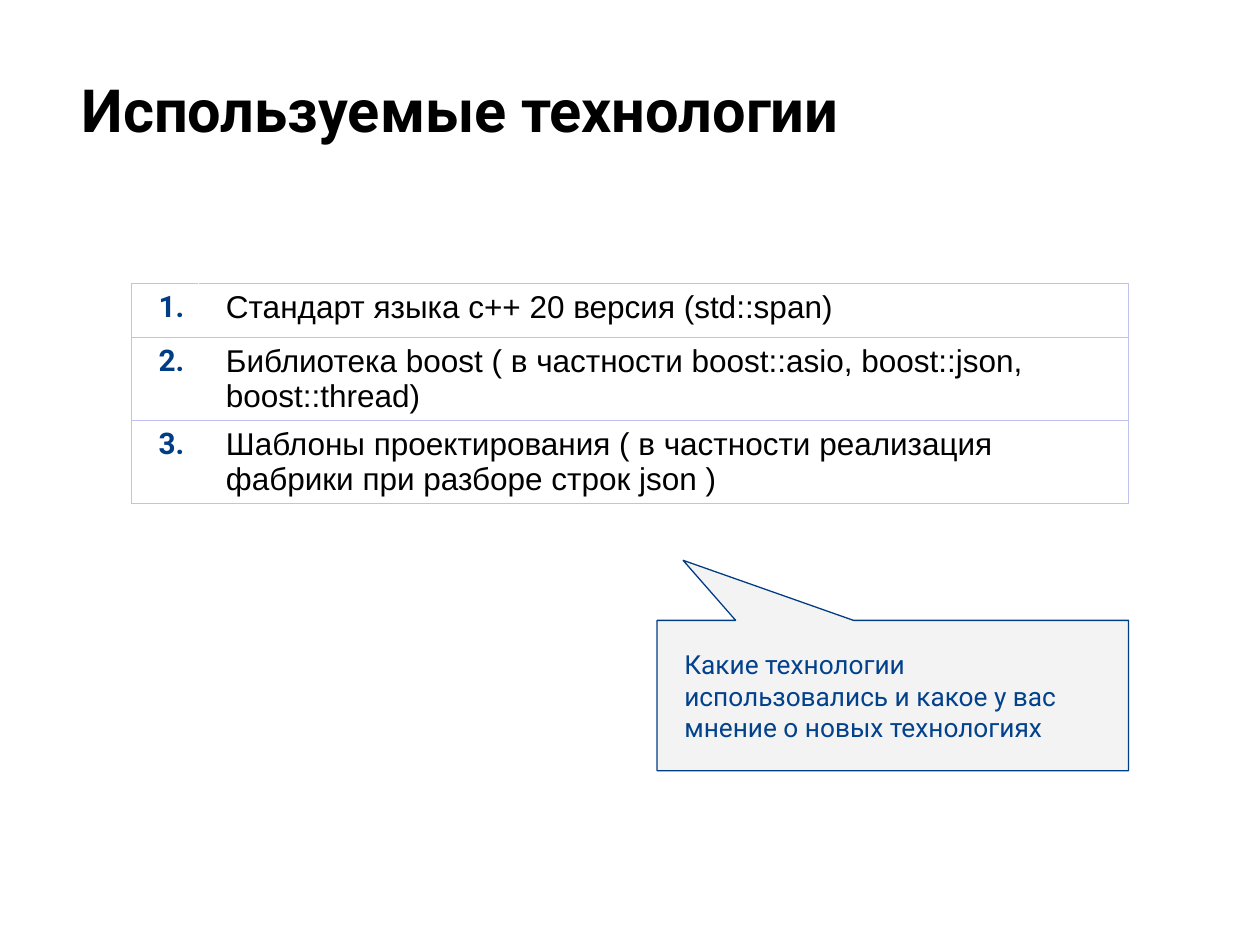
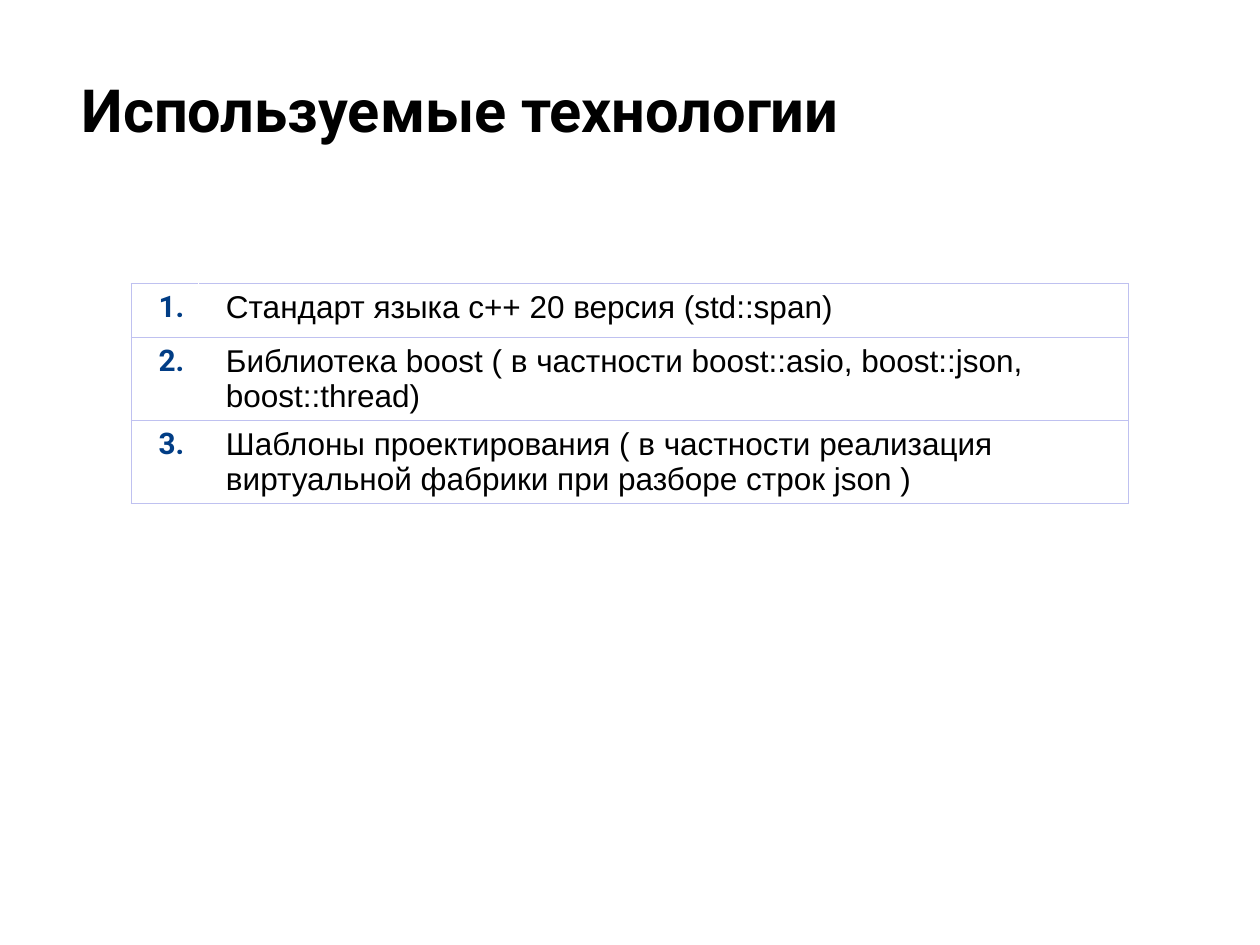
Before and after one commit to otus-learn-ivan/final_project_task, a slide deck: slide 7 of Защита проекта.pptx. Drawn at 1260x945 pixels with LibreOffice and Linux fonts; fonts in the diff are those of the drawing; background and template pictures are left out. Boxes give left, top, right and bottom in pixels: in the first picture for what was removed or moved away, otherwise in the second. Text is boxed around its words. In the diff, an @@ line names an element or a change of style, - is before the commit and + after.

```diff
--- a/Защита проекта.pptx
+++ b/Защита проекта.pptx
@@ table at [131,284,1129,500] @@
-row 3, column 2: Шаблоны проектирования ( в частности реализация фабрики при разборе строк json )
+row 3, column 2: Шаблоны проектирования ( в частности реализация виртуальной фабрики при разборе строк json )
@@ speech box removed at [656,620,1128,770] @@
-Какие технологии использовались и какое у вас мнение о новых технологиях
```
Also in this commit, not shown: 1 other slide changed, 1 slide added, 1 slide removed.
